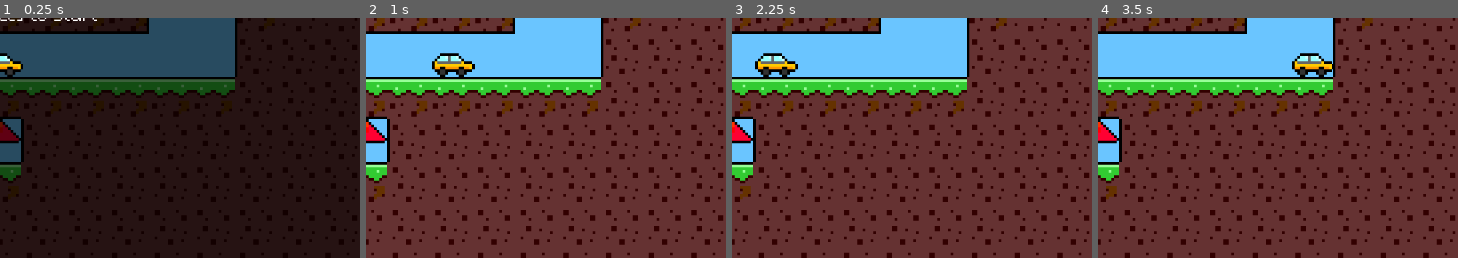
Above: before the commit, frames 1-4 (left to right).
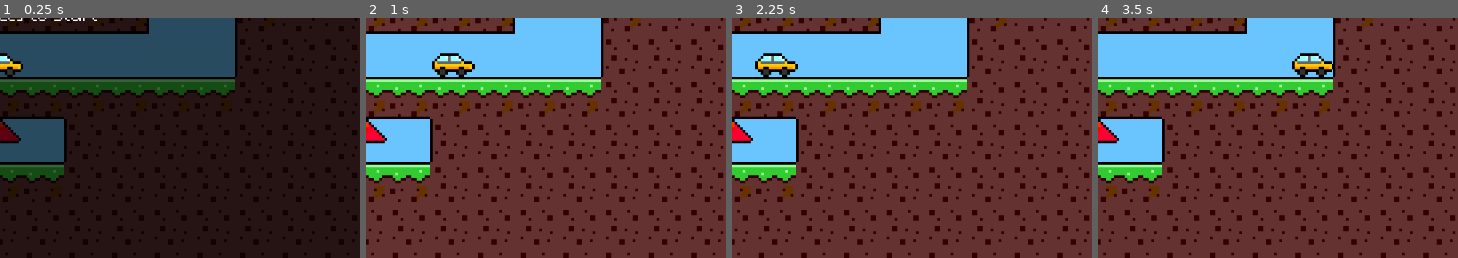
Above: after the commit, the same moments.

Repository: shiroxkuro77/Gamecraft2022
Game: Godot game, scene res://scene/Level2.tscn
Two runs of this game, one before a commit and one after it. Both use one fixed random seed, a clock stepped at 60 frames per second and the inputs below. This scene is started directly instead of the project's main scene.
Inputs (mouse positions are % of the whole screen's width and height, from its top left):
- Up to frame 1 (0.25 s): no input
- Up to frame 2 (1 s): tap Space (execute) at 0.5, 0.8 s; hold Right (move_right) from 0.53 s (still down); tap C (c) at 0.6 s
- Up to frame 3 (2.25 s): release Right (move_right) at 1.25 s; click (95, 7) at 1.25 s; tap Space (execute) at 2, 2.1 s; hold Left (move_left) from 2.03 s (still down)
- Up to frame 4 (3.5 s): tap X (x) at 2.3, 2.85 s; release Left (move_left) at 2.78 s; hold Right (move_right) from 2.78 s (still down); tap Z (z) at 3.05 s
The pictures show only the part of the screen within x 50-100%, y 50-100%; the shares and areas given below are measured in that part.

The runs differ from the first frame. In frame 1, 3.1% of the frame differs, in the area x 5-19%, y 41-68%; in frame 2, 3.6%, in the area x 5-19%, y 40-77%; in frame 3, 3.6%; in frame 4, 3.6%.

Commit message:
add background music; sfx for switching clouds

Diff:
--- a/scene/Cloud.tscn
+++ b/scene/Cloud.tscn
@@ -1,9 +1,10 @@
-[gd_scene load_steps=5 format=2]
+[gd_scene load_steps=6 format=2]
 
 [ext_resource path="res://scene/LightningCloud.tscn" type="PackedScene" id=1]
 [ext_resource path="res://script/PersistentCloud.gd" type="Script" id=2]
 [ext_resource path="res://scene/TreeCloud.tscn" type="PackedScene" id=3]
 [ext_resource path="res://scene/TornadoCloud.tscn" type="PackedScene" id=4]
+[ext_resource path="res://audio/mixkit-heavy-fall-into-mud-753.wav" type="AudioStream" id=5]
 
 [node name="Cloud" type="Node2D"]
 script = ExtResource( 2 )
@@ -14,6 +15,9 @@
 
 [node name="TornadoCloud" parent="." instance=ExtResource( 4 )]
 
+[node name="SwitchCloudSound" type="AudioStreamPlayer" parent="."]
+stream = ExtResource( 5 )
+
 [connection signal="switchToLightning" from="LightningCloud" to="." method="_on_LightningCloud_switchToLightning"]
 [connection signal="switchToTornado" from="LightningCloud" to="." method="_on_LightningCloud_switchToTornado"]
 [connection signal="switchToTree" from="LightningCloud" to="." method="_on_LightningCloud_switchToTree"]
--- a/scene/CloudNoL.tscn
+++ b/scene/CloudNoL.tscn
@@ -1,6 +1,7 @@
-[gd_scene load_steps=4 format=2]
+[gd_scene load_steps=5 format=2]
 
 [ext_resource path="res://script/PersistentCloudNoLig.gd" type="Script" id=1]
+[ext_resource path="res://audio/mixkit-heavy-fall-into-mud-753.wav" type="AudioStream" id=2]
 [ext_resource path="res://scene/TreeCloud.tscn" type="PackedScene" id=3]
 [ext_resource path="res://scene/TornadoCloud.tscn" type="PackedScene" id=4]
 
@@ -11,6 +12,9 @@
 
 [node name="TornadoCloud" parent="." instance=ExtResource( 4 )]
 
+[node name="SwitchCloudSound" type="AudioStreamPlayer" parent="."]
+stream = ExtResource( 2 )
+
 [connection signal="switchToLightning" from="TreeCloud" to="." method="_on_TreeCloud_switchToLightning"]
 [connection signal="switchToTornado" from="TreeCloud" to="." method="_on_TreeCloud_switchToTornado"]
 [connection signal="switchToTree" from="TreeCloud" to="." method="_on_TreeCloud_switchToTree"]
--- a/scene/Level1.tscn
+++ b/scene/Level1.tscn
@@ -8,6 +8,7 @@
 [ext_resource path="res://scene/Car.tscn" type="PackedScene" id=6]
 [ext_resource path="res://script/level_script.gd" type="Script" id=7]
 [ext_resource path="res://scene/CloudNoTL.tscn" type="PackedScene" id=8]
+[ext_resource path="res://audio/Move-Forward.mp3" type="AudioStream" id=9]
 
 [sub_resource type="ConvexPolygonShape2D" id=13]
 points = PoolVector2Array( 0, 0, 64, 0, 64, 64, 0, 64 )
@@ -507,5 +508,9 @@
 align = 1
 valign = 1
 
+[node name="BackgroundMusic" type="AudioStreamPlayer" parent="."]
+stream = ExtResource( 9 )
+volume_db = -20.101
+
 [connection signal="reachedGoal" from="Car" to="." method="_on_Car_reachedGoal"]
 [connection signal="pressed" from="ResetButton" to="." method="_on_ResetButton_pressed"]
--- a/scene/Level2.tscn
+++ b/scene/Level2.tscn
@@ -9,6 +9,7 @@
 [ext_resource path="res://script/level_script.gd" type="Script" id=7]
 [ext_resource path="res://fonts/connection/Connection.otf" type="DynamicFontData" id=8]
 [ext_resource path="res://assets/arrows/arrow_reset.png" type="Texture" id=9]
+[ext_resource path="res://audio/Move-Forward.mp3" type="AudioStream" id=10]
 
 [sub_resource type="ConvexPolygonShape2D" id=13]
 points = PoolVector2Array( 0, 0, 64, 0, 64, 64, 0, 64 )
@@ -439,7 +440,7 @@
 tile_set = SubResource( 27 )
 show_collision = true
 format = 1
-tile_data = PoolIntArray( -65541, 4, 0, -65540, 4, 0, -65539 …(524 unchanged characters)… , 131075, 16, 0, 131076, 13, 0, 131077, 4, 0, 131078, 4, 0, 131079, 4, 0, 131080, 4, 0, 131081, 4, 0, 131082, 7, 0, 131083, 7, 0, 131084, 7, 0, 131085, 7, 0, 131086, 7, 0, 262138, 7, 0, 262139, 7, 0, 262140, 7, 0, 262141, 7, 0, 262142, 4, 0, 262143, 8, 0, 196613, 11, 0, 196614, 7, 0, 196615, 7, 0, 196616, 7, 0, 196617, 7, 0, 196618, 7, 0, 196619, 7, 0, 196620, 7, 0, 196621, 7, 0, 196622, 7, 0, 327674, 7, 0, 327675, 7, 0, 327676, 7, 0, 327677, 7, 0, 327678, 7, 0, 327679, 8, 0, 262146, 10, 0, 262147, 4, 0, 262148, 4, 0, 262149, 7, 0, 262150, 7, 0, 262151, 7, 0, 262152, …(625 unchanged characters)…
+tile_data = PoolIntArray( -65541, 4, 0, -65540, 4, 0, -65539 …(524 unchanged characters)… , 131075, 16, 0, 131076, 13, 0, 131077, 13, 0, 131078, 4, 0, 131079, 4, 0, 131080, 4, 0, 131081, 4, 0, 131082, 7, 0, 131083, 7, 0, 131084, 7, 0, 131085, 7, 0, 131086, 7, 0, 262138, 7, 0, 262139, 7, 0, 262140, 7, 0, 262141, 7, 0, 262142, 4, 0, 262143, 8, 0, 196614, 11, 0, 196615, 7, 0, 196616, 7, 0, 196617, 7, 0, 196618, 7, 0, 196619, 7, 0, 196620, 7, 0, 196621, 7, 0, 196622, 7, 0, 327674, 7, 0, 327675, 7, 0, 327676, 7, 0, 327677, 7, 0, 327678, 7, 0, 327679, 8, 0, 262146, 10, 0, 262147, 4, 0, 262148, 4, 0, 262149, 4, 0, 262150, 7, 0, 262151, 7, 0, 262152, …(625 unchanged characters)…
 
 [node name="Sky Bg" type="TileMap" parent="."]
 z_index = -5
@@ -516,9 +517,13 @@
 You have cleared the level!
 
 
-Press [Enter] to continue"
+Press [Space] to continue"
 align = 1
 valign = 1
 
+[node name="BackgroundMusic" type="AudioStreamPlayer" parent="."]
+stream = ExtResource( 10 )
+volume_db = -20.101
+
 [connection signal="reachedGoal" from="Car" to="." method="_on_Car_reachedGoal"]
 [connection signal="pressed" from="ResetButton" to="." method="_on_ResetButton_pressed"]
--- a/scene/Level3.tscn
+++ b/scene/Level3.tscn
@@ -10,6 +10,7 @@
 [ext_resource path="res://scene/Car.tscn" type="PackedScene" id=8]
 [ext_resource path="res://script/level_script.gd" type="Script" id=9]
 [ext_resource path="res://assets/arrows/arrow_reset.png" type="Texture" id=10]
+[ext_resource path="res://audio/Move-Forward.mp3" type="AudioStream" id=11]
 
 [sub_resource type="ConvexPolygonShape2D" id=13]
 points = PoolVector2Array( 0, 0, 64, 0, 64, 64, 0, 64 )
@@ -495,10 +496,6 @@
 size = 24
 font_data = ExtResource( 3 )
 
-[sub_resource type="DynamicFont" id=34]
-size = 24
-font_data = ExtResource( 3 )
-
 [node name="Level3" type="Node2D"]
 script = ExtResource( 9 )
 
@@ -604,5 +601,9 @@
 align = 1
 valign = 1
 
+[node name="BackgroundMusic" type="AudioStreamPlayer" parent="."]
+stream = ExtResource( 11 )
+volume_db = -20.101
+
 [connection signal="reachedGoal" from="Car" to="." method="_on_Car_reachedGoal"]
 [connection signal="pressed" from="ResetButton" to="." method="_on_ResetButton_pressed"]
--- a/scene/Level4.tscn
+++ b/scene/Level4.tscn
@@ -9,6 +9,7 @@
 [ext_resource path="res://script/level_script.gd" type="Script" id=7]
 [ext_resource path="res://scene/Tree.tscn" type="PackedScene" id=8]
 [ext_resource path="res://assets/arrows/arrow_reset.png" type="Texture" id=9]
+[ext_resource path="res://audio/Move-Forward.mp3" type="AudioStream" id=10]
 
 [sub_resource type="ConvexPolygonShape2D" id=13]
 points = PoolVector2Array( 0, 0, 64, 0, 64, 64, 0, 64 )
@@ -420,10 +421,6 @@
 size = 24
 font_data = ExtResource( 4 )
 
-[sub_resource type="DynamicFont" id=31]
-size = 24
-font_data = ExtResource( 4 )
-
 [node name="Level4" type="Node2D"]
 script = ExtResource( 7 )
 
@@ -518,5 +515,9 @@
 align = 1
 valign = 1
 
+[node name="BackgroundMusic" type="AudioStreamPlayer" parent="."]
+stream = ExtResource( 10 )
+volume_db = -20.101
+
 [connection signal="reachedGoal" from="Car" to="." method="_on_Car_reachedGoal"]
 [connection signal="pressed" from="ResetButton" to="." method="_on_ResetButton_pressed"]
--- a/scene/Level5.tscn
+++ b/scene/Level5.tscn
@@ -9,6 +9,7 @@
 [ext_resource path="res://script/level_script.gd" type="Script" id=7]
 [ext_resource path="res://scene/Tree.tscn" type="PackedScene" id=8]
 [ext_resource path="res://assets/arrows/arrow_reset.png" type="Texture" id=9]
+[ext_resource path="res://audio/Move-Forward.mp3" type="AudioStream" id=10]
 
 [sub_resource type="ConvexPolygonShape2D" id=13]
 points = PoolVector2Array( 0, 0, 64, 0, 64, 64, 0, 64 )
@@ -420,10 +421,6 @@
 size = 24
 font_data = ExtResource( 4 )
 
-[sub_resource type="DynamicFont" id=31]
-size = 24
-font_data = ExtResource( 4 )
-
 [node name="Level5" type="Node2D"]
 script = ExtResource( 7 )
 
@@ -434,7 +431,7 @@
 tile_set = SubResource( 27 )
 show_collision = true
 format = 1
-tile_data = PoolIntArray( 196615, 4, 0, 262149, 17, 0, 262152, 17, 0, 327687, 17, 0, 458763, 7, 0, 524293, 4, 0, 589830, 4, 0, 589831, 4, 0, 589832, 9, 0, 589834, 7, 0, 589835, 7, 0, 655368, 7, 0, 655369, 4, 0, 655370, 7, 0 )
+tile_data = PoolIntArray( 196615, 17, 0, 262149, 17, 0, 262152, 17, 0, 327687, 17, 0, 458763, 17, 0, 524293, 17, 0, 589830, 14, 0, 589831, 13, 0, 589832, 9, 0, 589834, 10, 0, 589835, 12, 0, 655368, 15, 0, 655369, 13, 0, 655370, 18, 0 )
 
 [node name="Sky Bg" type="TileMap" parent="."]
 z_index = -5
@@ -451,7 +448,7 @@
 position = Vector2( 352, 96 )
 
 [node name="GoalFlag" parent="." instance=ExtResource( 3 )]
-position = Vector2( 352, 479 )
+position = Vector2( 352, 480 )
 
 [node name="Tree" parent="." instance=ExtResource( 8 )]
 position = Vector2( 416, 512 )
@@ -472,16 +469,16 @@
 position = Vector2( 607, 448 )
 
 [node name="Tree8" parent="." instance=ExtResource( 8 )]
-position = Vector2( 607, 575 )
+position = Vector2( 607, 576 )
 
 [node name="Tree9" parent="." instance=ExtResource( 8 )]
-position = Vector2( 607, 319 )
+position = Vector2( 607, 320 )
 
 [node name="Tree11" parent="." instance=ExtResource( 8 )]
-position = Vector2( 672, 255 )
+position = Vector2( 672, 256 )
 
 [node name="Tree14" parent="." instance=ExtResource( 8 )]
-position = Vector2( 672, 510 )
+position = Vector2( 672, 512 )
 
 [node name="Tree17" parent="." instance=ExtResource( 8 )]
 position = Vector2( 672, 383 )
@@ -495,6 +492,7 @@
 icon = ExtResource( 9 )
 
 [node name="ReadyScreen" type="ColorRect" parent="."]
+visible = false
 margin_right = 1088.0
 margin_bottom = 720.0
 color = Color( 0, 0, 0, 0.619608 )
@@ -546,5 +544,9 @@
 align = 1
 valign = 1
 
+[node name="BackgroundMusic" type="AudioStreamPlayer" parent="."]
+stream = ExtResource( 10 )
+volume_db = -20.101
+
 [connection signal="reachedGoal" from="Car" to="." method="_on_Car_reachedGoal"]
 [connection signal="pressed" from="ResetButton" to="." method="_on_ResetButton_pressed"]
--- a/scene/TreeCloud.tscn
+++ b/scene/TreeCloud.tscn
@@ -2,7 +2,7 @@
 
 [ext_resource path="res://script/TreeCloud.gd" type="Script" id=1]
 [ext_resource path="res://assets/clouds/cloud-green-v2(128x64).png" type="Texture" id=2]
-[ext_resource path="res://audio/mixkit-heavy-fall-into-mud-753.wav" type="AudioStream" id=3]
+[ext_resource path="res://audio/grass.wav" type="AudioStream" id=3]
 
 [node name="TreeCloud" type="Node2D"]
 script = ExtResource( 1 )
--- a/script/Cloud.gd
+++ b/script/Cloud.gd
@@ -28,6 +28,7 @@
 			global_position.x += unitBlock
 	elif Input.is_action_just_pressed("z"):
 		emit_signal("switchToTree")
+
 	elif Input.is_action_just_pressed("x"):
 		emit_signal("switchToTornado")
 	elif Input.is_action_just_pressed("c"):
--- a/script/PersistentCloud.gd
+++ b/script/PersistentCloud.gd
@@ -8,7 +8,7 @@
 func _ready():
 	currNode = TreeNode
 	for child in get_children():
-		if not child == TreeNode:
+		if child != TreeNode and child != $SwitchCloudSound:
 			remove_child(child)
 
 
@@ -20,32 +20,39 @@
 	if TornadoNode:
 		TornadoNode.set_ready()
 
-
 func _on_LightningCloud_switchToLightning():
 	pass
 
 func _on_LightningCloud_switchToTornado():
 	TornadoNode.position = LightningNode.position
 	add_child(TornadoNode)
+	LightningNode.get_node("ThunderSound").stop()
 	remove_child(LightningNode)
+	$SwitchCloudSound.play()
 
 
 func _on_LightningCloud_switchToTree():
 	TreeNode.position = LightningNode.position
 	add_child(TreeNode)
+	LightningNode.get_node("ThunderSound").stop()
 	remove_child(LightningNode)
+	$SwitchCloudSound.play()
 
 
 func _on_TreeCloud_switchToLightning():
 	LightningNode.position = TreeNode.position
 	add_child(LightningNode)
+	TreeNode.get_node("SeedImpactSound").stop()
 	remove_child(TreeNode)
+	$SwitchCloudSound.play()
 
 
 func _on_TreeCloud_switchToTornado():
 	TornadoNode.position = TreeNode.position
 	add_child(TornadoNode)
+	TreeNode.get_node("SeedImpactSound").stop()
 	remove_child(TreeNode)
+	$SwitchCloudSound.play()
 
 
 func _on_TreeCloud_switchToTree():
@@ -55,7 +62,9 @@
 func _on_TornadoCloud_switchToLightning():
 	LightningNode.position = TornadoNode.position
 	add_child(LightningNode)
+	TornadoNode.get_node("WindSound").stop()
 	remove_child(TornadoNode)
+	$SwitchCloudSound.play()
 
 
 func _on_TornadoCloud_switchToTornado():
@@ -65,4 +74,6 @@
 func _on_TornadoCloud_switchToTree():
 	TreeNode.position = TornadoNode.position
 	add_child(TreeNode)
+	TornadoNode.get_node("WindSound").stop()
 	remove_child(TornadoNode)
+	$SwitchCloudSound.play()
--- a/script/PersistentCloudNoLig.gd
+++ b/script/PersistentCloudNoLig.gd
@@ -7,7 +7,7 @@
 func _ready():
 	currNode = TreeNode
 	for child in get_children():
-		if not child == TreeNode:
+		if child != TreeNode and child != $SwitchCloudSound:
 			remove_child(child)
 
 
@@ -20,7 +20,9 @@
 func _on_TreeCloud_switchToTornado():
 	TornadoNode.position = TreeNode.position
 	add_child(TornadoNode)
+	TreeNode.get_node("SeedImpactSound").stop()
 	remove_child(TreeNode)
+	$SwitchCloudSound.play()
 
 
 func _on_TreeCloud_switchToTree():
@@ -34,4 +36,6 @@
 func _on_TornadoCloud_switchToTree():
 	TreeNode.position = TornadoNode.position
 	add_child(TreeNode)
+	TornadoNode.get_node("WindSound").stop()
 	remove_child(TornadoNode)
+	$SwitchCloudSound.play()
--- a/script/level_script.gd
+++ b/script/level_script.gd
@@ -10,6 +10,7 @@
 
 # Called when the node enters the scene tree for the first time.
 func _ready():
+	$BackgroundMusic.play()
 	$WinScreen.hide()
 	pass # Replace with function body.
 
@@ -38,6 +39,7 @@
 
 func _on_Car_reachedGoal():
 	if is_win == false:
+		$BackgroundMusic.stop()
 		$Car.play_win_sound()
 	is_win = true
 	$WinScreen.show()
Not shown, added: audio/Move-Forward.mp3.import
Not shown, added: audio/mixkit-body-impact-falling-into-the-sand-2498.wav.import
Not shown: 1 places in scene/Level1.tscn that only renumber resources
Not shown: 1 places in scene/Level2.tscn that only renumber resources
Not shown: 1 places in scene/Level3.tscn that only renumber resources
Not shown: 1 places in scene/Level4.tscn that only renumber resources
Not shown: 1 places in scene/Level5.tscn that only renumber resources
Not shown, added: audio/Move-Forward.mp3
Not shown, added: audio/grass.wav
Not shown, added: audio/mixkit-body-impact-falling-into-the-sand-2498.wav
Not shown, added: readme.md
